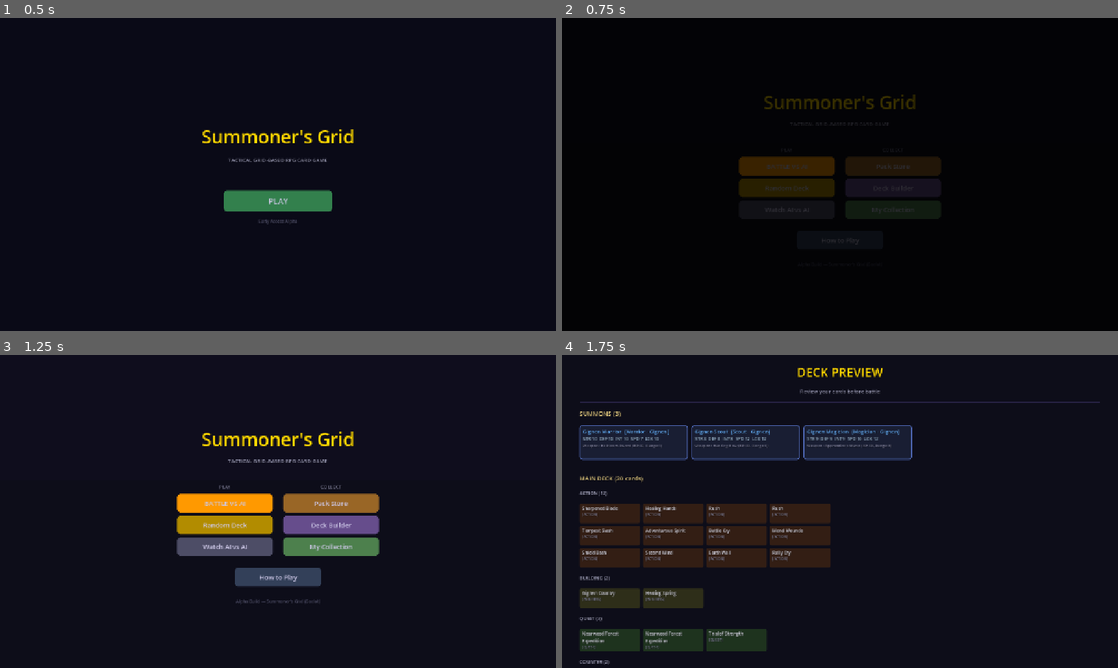
Above: before the commit, frames 1-4 (two rows, left to right).
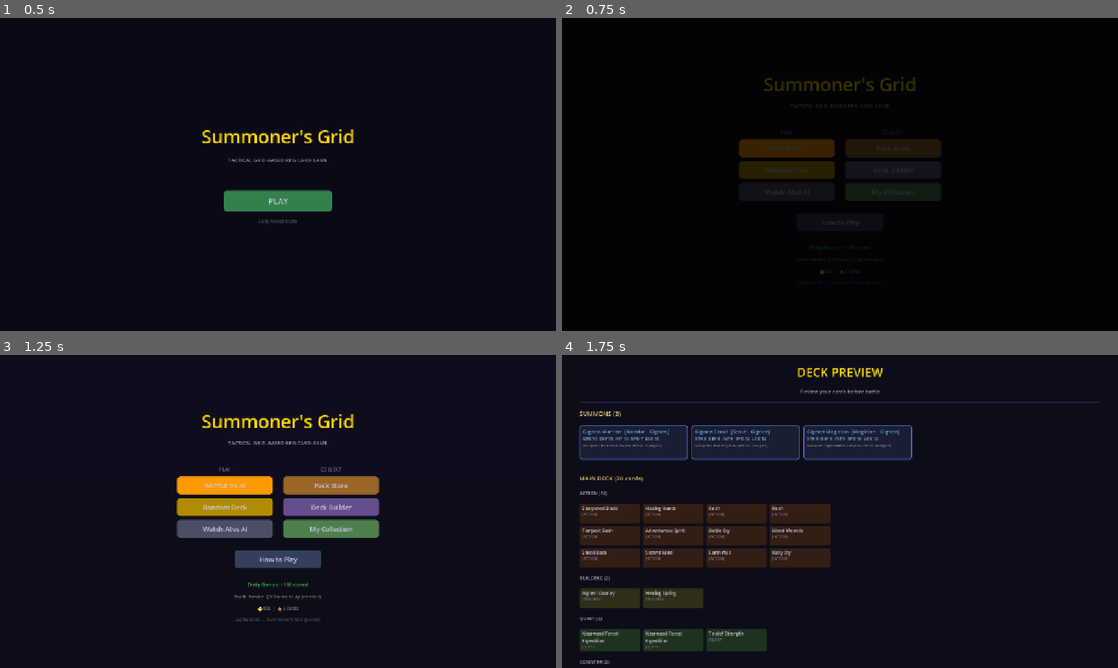
Above: after the commit, the same moments.

Repository: look-itsaxiom/summoners-grid
Game: Godot game, scene res://scenes/login.tscn
Two runs of this game, one before a commit and one after it. Both use one fixed random seed, a clock stepped at 60 frames per second and the inputs below.
Inputs:
- Up to frame 1 (0.5 s): no input
- Up to frame 2 (0.75 s): click "PLAY" at 0.5 s
- Up to frame 3 (1.25 s): no input
- Up to frame 4 (1.75 s): click "BATTLE VS AI" at 1.25 s

Frame 1 is identical in both runs. In frame 2, 5.3% of the frame differs, in the area x 31-68%, y 18-82%; in frame 3, 12%, in the area x 31-69%, y 18-86%; in frame 4, less than 0.1%.
Error before the commit: Parse Error: Cannot infer the type of "current" variable because the value doesn't have a set type. (res://scripts/engine/card_storage.gd:168)

Commit message:
fix: rank system type inference error
Explicit Dictionary type for rank vars. Verified working.

Co-Authored-By: Claude Opus 4.6 (1M context) <noreply@anthropic.com>

Diff:
--- a/godot/scripts/engine/card_storage.gd
+++ b/godot/scripts/engine/card_storage.gd
@@ -165,11 +165,11 @@
 		{"name": "Master", "min": 50, "color": Color(0.85, 0.2, 0.85)},
 		{"name": "Legend", "min": 100, "color": Color(1.0, 0.4, 0.2)},
 	]
-	var current := ranks[0]
+	var current: Dictionary = ranks[0]
 	for r in ranks:
 		if _total_wins >= r["min"]:
 			current = r
-	var next_rank := {}
+	var next_rank: Dictionary = {}
 	for i in range(ranks.size() - 1):
 		if ranks[i]["name"] == current["name"] and i + 1 < ranks.size():
 			next_rank = ranks[i + 1]
